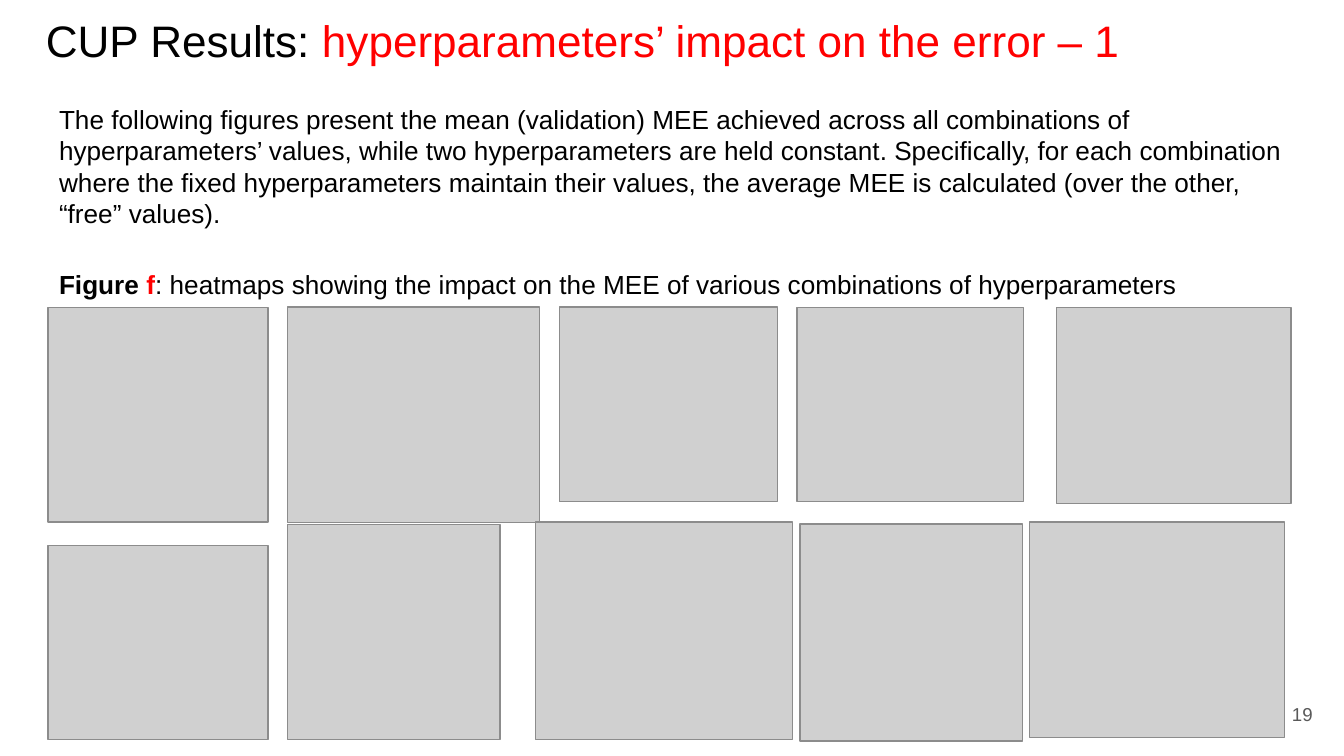
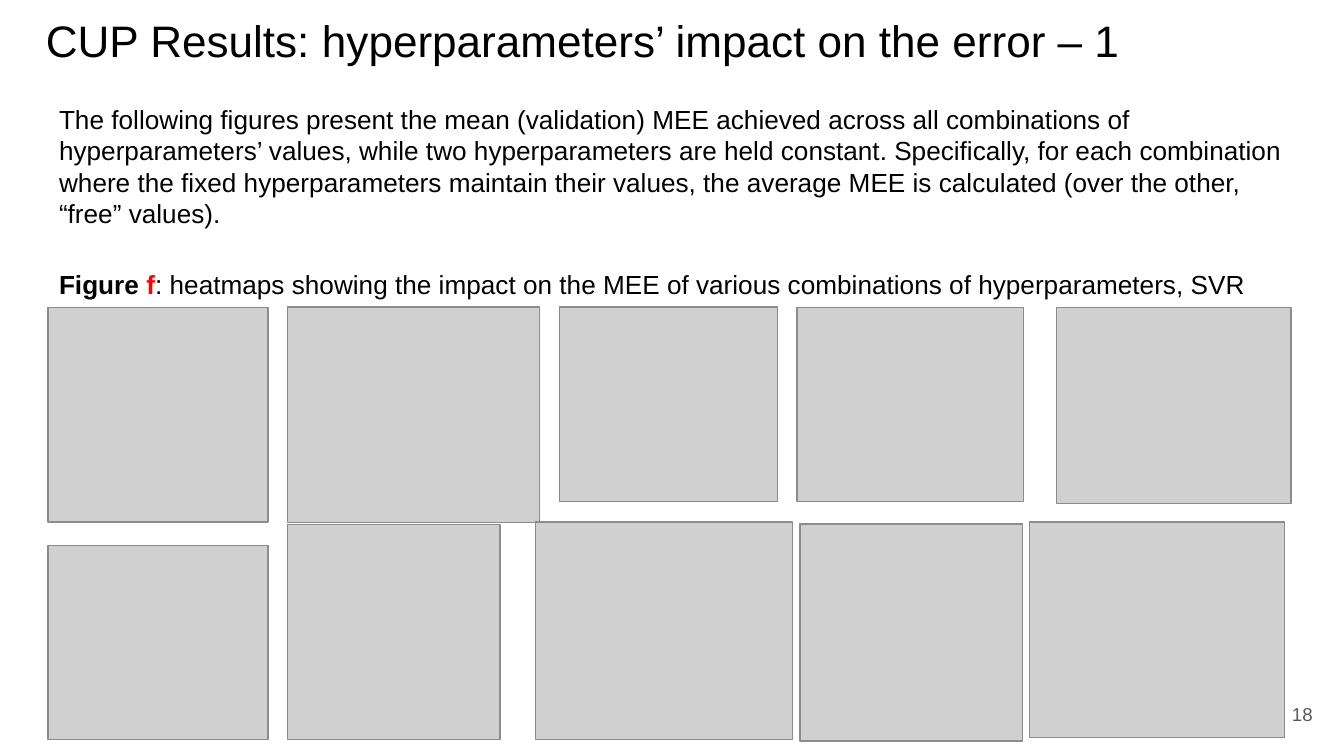
Before and after one commit to paolo-junior-mollica/machine-learning-project, a slide deck: slide 18 of relazione/Canduci_Marino_Mollica.pptx (slide 19 before the commit). Drawn at 1344x756 pixels with LibreOffice and Linux fonts; fonts in the diff are those of the drawing; grey boxes stand for pictures. Boxes give left, top, right and bottom in pixels: in the first picture for what was removed or moved away, otherwise in the second. Text is boxed around its words. In the diff, an @@ line names an element or a change of style, - is before the commit and + after.

Commit message:
Update report: added optuna plots & numbers, hyperparameters, discussion and others

```diff
--- a/relazione/Canduci_Marino_Mollica.pptx
+++ b/relazione/Canduci_Marino_Mollica.pptx
@@ title "CUP Results: hyperparameters’ impact on ..." at bbox=[46, 25, 1119, 66]: text colour #FF0000 to #000000 in "hyperparameters’ impact on the error – 1" @@
@@ text at bbox=[59, 275, 1245, 300]: text changed @@
-Figure f: heatmaps showing the impact on the MEE of various combinations of hyperparameters
+Figure f: heatmaps showing the impact on the MEE of various combinations of hyperparameters, SVR
@@ page number at bbox=[1292, 708, 1313, 721]: text changed @@
-19
+18
```
Also in this commit, not shown: 14 other slides changed, 1 slide added, 1 slide removed.
